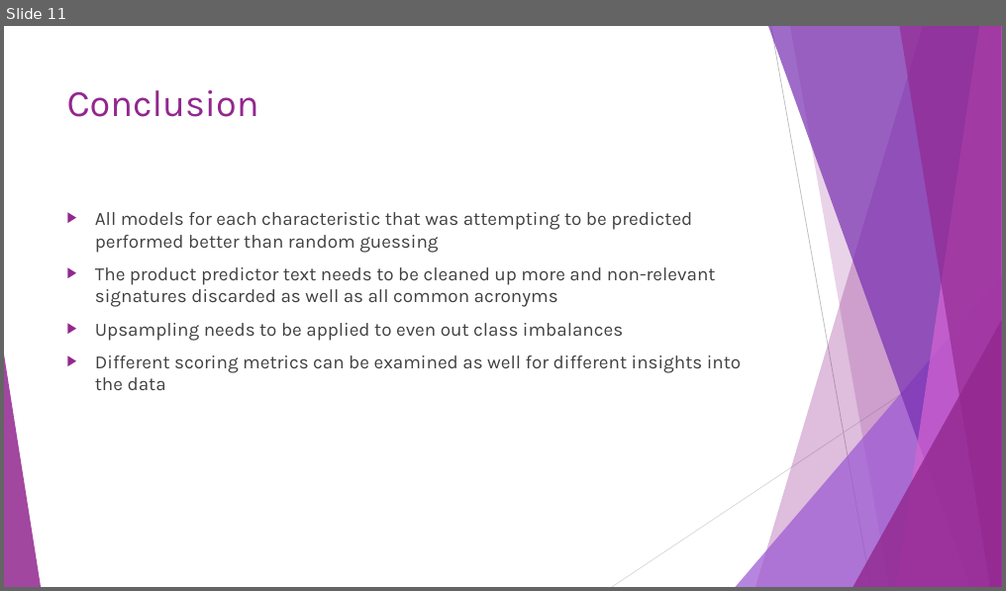
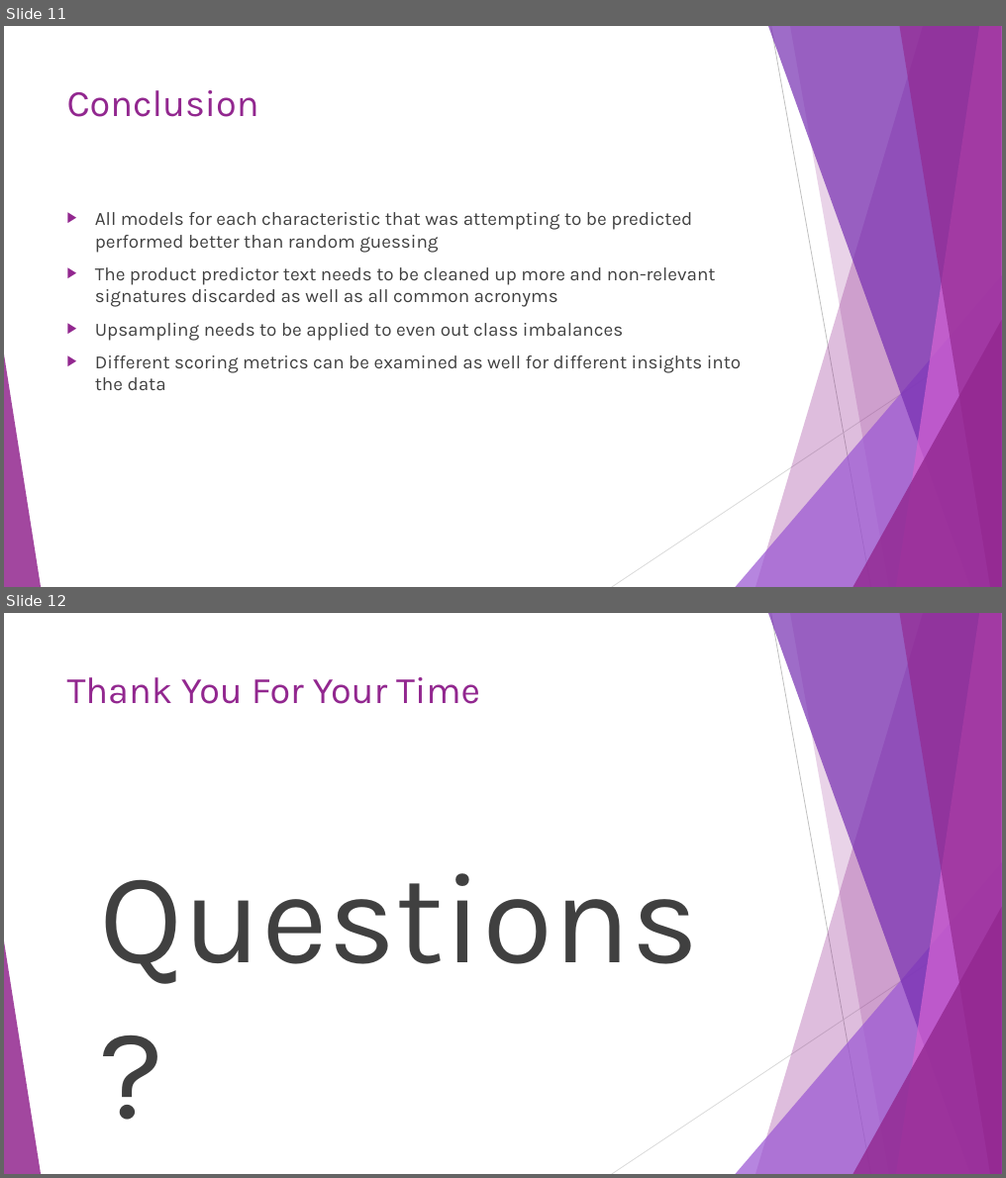
Before and after one commit to 99KHayes/products-for-curlies, a slide deck: results/Naturally_Curly.pptx. Shown one above the other, each under a label of ours: slide 11 before the commit, slides 11 and 12 after it. The pictures are 1006x591 and 1006x1178 pixels, drawn with LibreOffice and Linux fonts; fonts in the diff are those of the drawing. Boxes give left, top, right and bottom in pixels: in the first picture for what was removed or moved away, otherwise in the second. Text is boxed around its words. In the diff, an @@ line names an element or a change of style, - is before the commit and + after.

```diff
--- a/results/Naturally_Curly.pptx
+++ b/results/Naturally_Curly.pptx
@@ slide 12 added at (4, 613, 1002, 1174), background #FFFFFF; not listed: 10 template elements that a slide beside it also shows @@
@@ title added at (67, 677, 480, 704), 36 pt, text #92278F @@
+Thank You For Your Time
@@ text added at (100, 873, 699, 984), 124.1 pt, text #404040 @@
+Questions?
```
Also in this commit, not shown: 1 other file.
